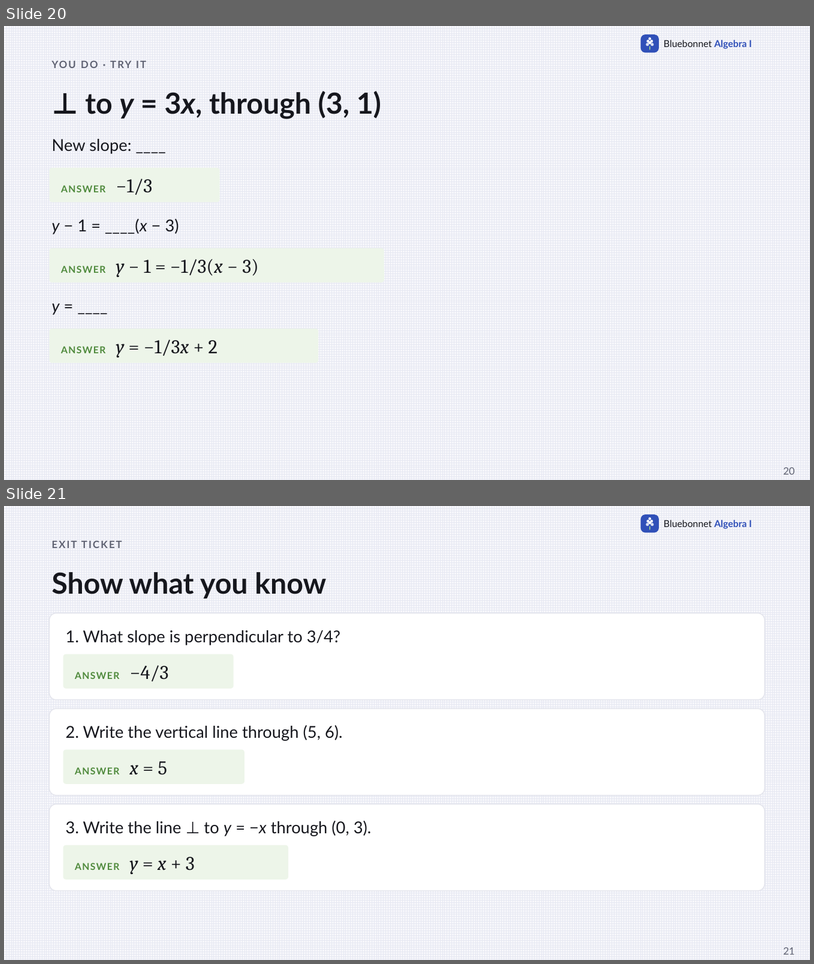
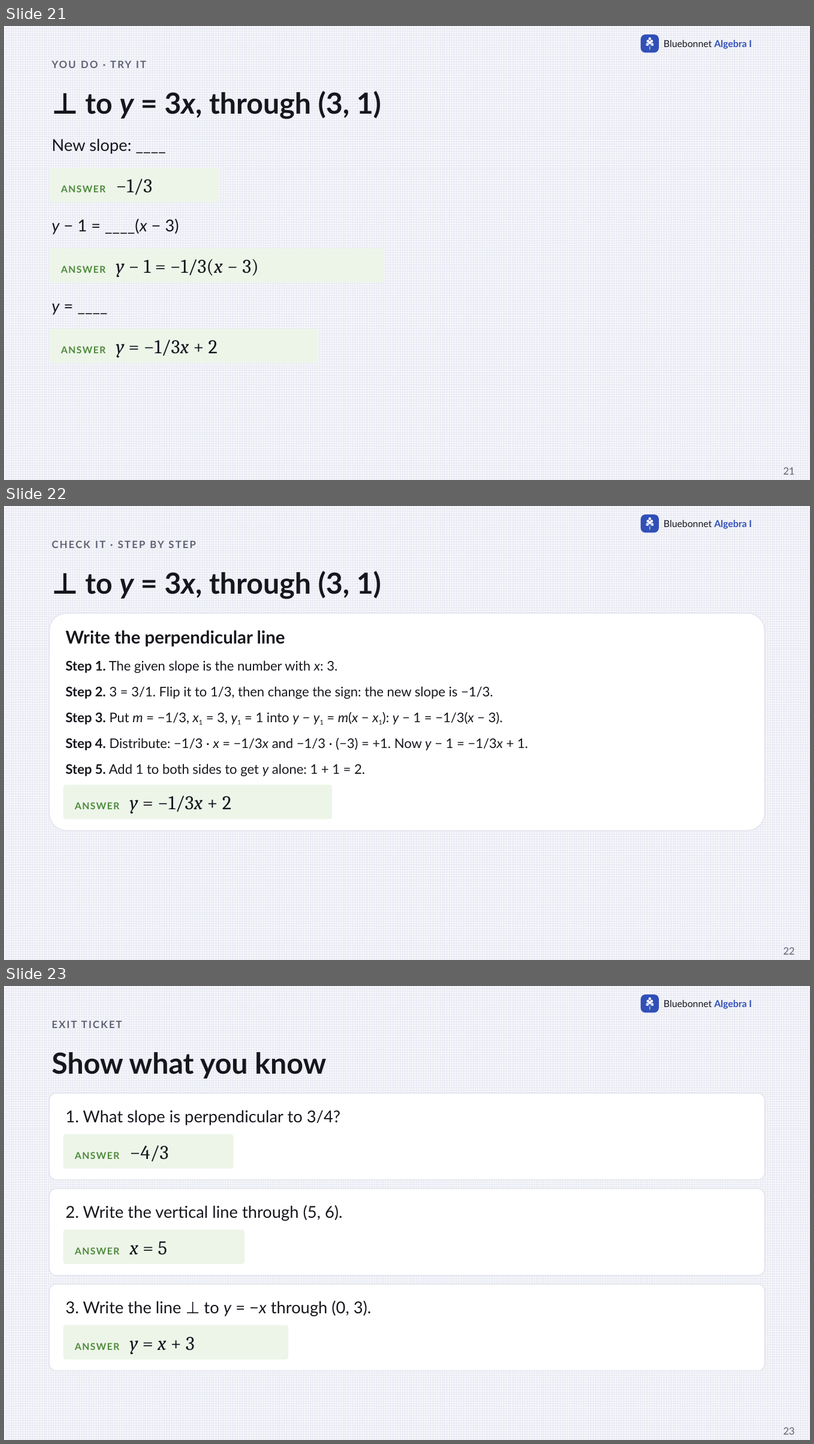
Before and after one commit to Apolloat2022/Algebra1M2U1L4, a slide deck: IEP/t2-lesson3-perpendicular-slopes-IEP-catchup.pptx. Shown one above the other, each under a label of ours: slides 20 and 21 before the commit, slides 21, 22 and 23 after it. The pictures are 814x964 and 814x1444 pixels, drawn with LibreOffice and Linux fonts; fonts in the diff are those of the drawing. Boxes give left, top, right and bottom in pixels: in the first picture for what was removed or moved away, otherwise in the second. Text is boxed around its words. In the diff, an @@ line names an element or a change of style, - is before the commit and + after.

```diff
--- a/IEP/t2-lesson3-perpendicular-slopes-IEP-catchup.pptx
+++ b/IEP/t2-lesson3-perpendicular-slopes-IEP-catchup.pptx
@@ slide 22 added at bbox=[4, 506, 810, 960], background pattern #E6E8F2 on #F7F7FB; not listed: 9 template elements that a slide beside it also shows @@
@@ text added at bbox=[150, 541, 164, 548], 12 pt, text #5F6272, bold @@
+CHECK IT · STEP BY STEP
@@ text added at bbox=[85, 571, 381, 599], 34.5 pt, text #16171D, bold @@
+⊥ to y = 3x, through (3, 1)
@@ rounded rectangle added at bbox=[50, 613, 765, 830], fill #FFFFFF, outline #E3E4EC 1 pt @@
@@ text added at bbox=[66, 630, 285, 646], 21 pt, text #16171D, bold @@
+Write the perpendicular line
@@ text added at bbox=[66, 660, 338, 673], 15.8 pt, text #16171D @@
+Step 1. The given slope is the number with x: 3.
@@ text added at bbox=[66, 686, 493, 699], 15.8 pt, text #16171D @@
+Step 2. 3 = 3/1. Flip it to 1/3, then change the sign: the new slope is −1/3.
@@ text added at bbox=[66, 712, 503, 724], 15.8 pt, text #16171D @@
+Step 3. Put m = −1/3, x1 = 3, y1 = 1 into y − y1 = m(x − x1): y − 1 = −1/3(x − 3).
@@ text added at bbox=[66, 738, 528, 750], 15.8 pt, text #16171D @@
+Step 4. Distribute: −1/3 · x = −1/3x and −1/3 · (−3) = +1. Now y − 1 = −1/3x + 1.
@@ text added at bbox=[66, 763, 365, 776], 15.8 pt, text #16171D @@
+Step 5. Add 1 to both sides to get y alone: 1 + 1 = 2.
@@ rounded rectangle added at bbox=[63, 785, 332, 819], fill #EDF5E9, 23.2 pt, text #16171D @@
+ANSWER y = −1/3x + 2
@@ page number added at bbox=[783, 947, 795, 954], 12 pt, text #5F6272 @@
+22
@@ what was slide 20 is now slide 21 @@
@@ page number at bbox=[783, 467, 795, 474]: text changed @@
-20
+21
@@ what was slide 21 is now slide 23 @@
@@ page number at bbox=[783, 1427, 795, 1434]: text changed @@
-21
+23
```
Also in this commit, not shown: 1 other slide added, 17 other files.
